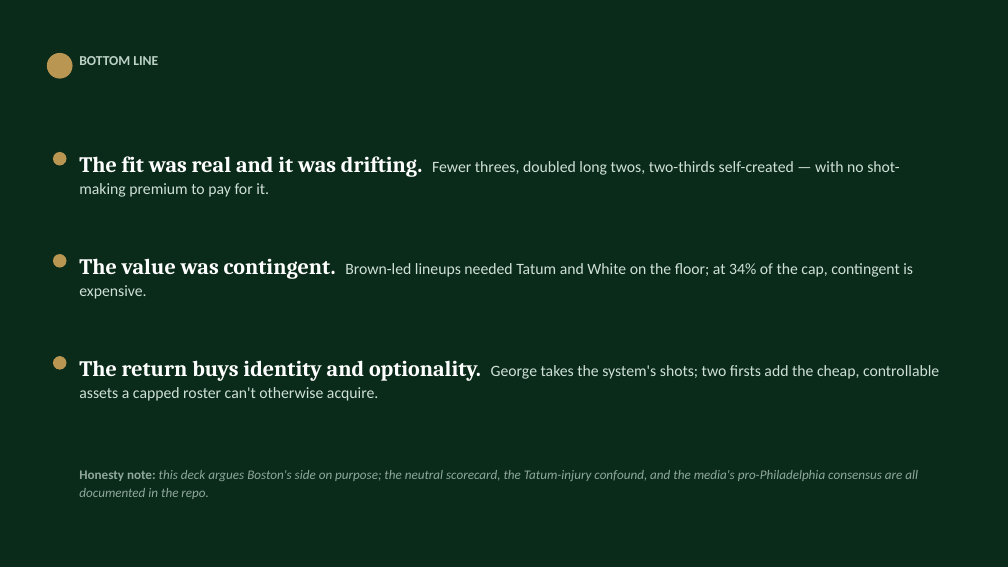
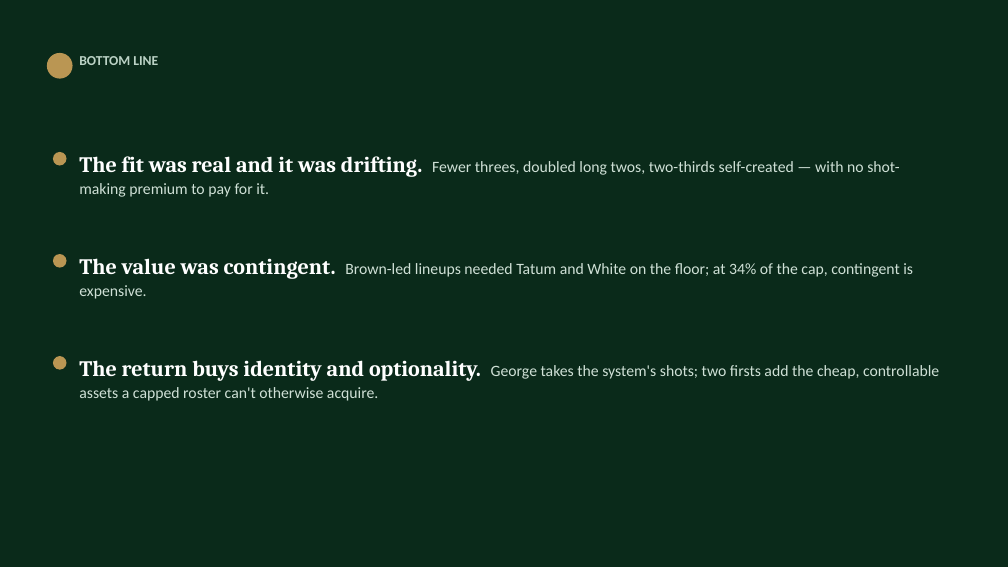
Before and after one commit to justinloo12/jaylen-brown-fit-check, a slide deck: slide 11 of outputs/Breaking_Down_The_Jaylen_Brown_Trade.pptx. Drawn at 1008x567 pixels with LibreOffice and Linux fonts; fonts in the diff are those of the drawing. Boxes give left, top, right and bottom in pixels: in the first picture for what was removed or moved away, otherwise in the second. Text is boxed around its words. In the diff, an @@ line names an element or a change of style, - is before the commit and + after.

```diff
--- a/outputs/Breaking_Down_The_Jaylen_Brown_Trade.pptx
+++ b/outputs/Breaking_Down_The_Jaylen_Brown_Trade.pptx
@@ text removed at [79, 470, 918, 499] @@
-Honesty note: this deck argues Boston's side on purpose; the neutral scorecard, the Tatum-injury confound, and the media's pro-Philadelphia consensus are all documented in the repo.
```
Also in this commit, not shown: 9 other slides changed, 4 other files.
